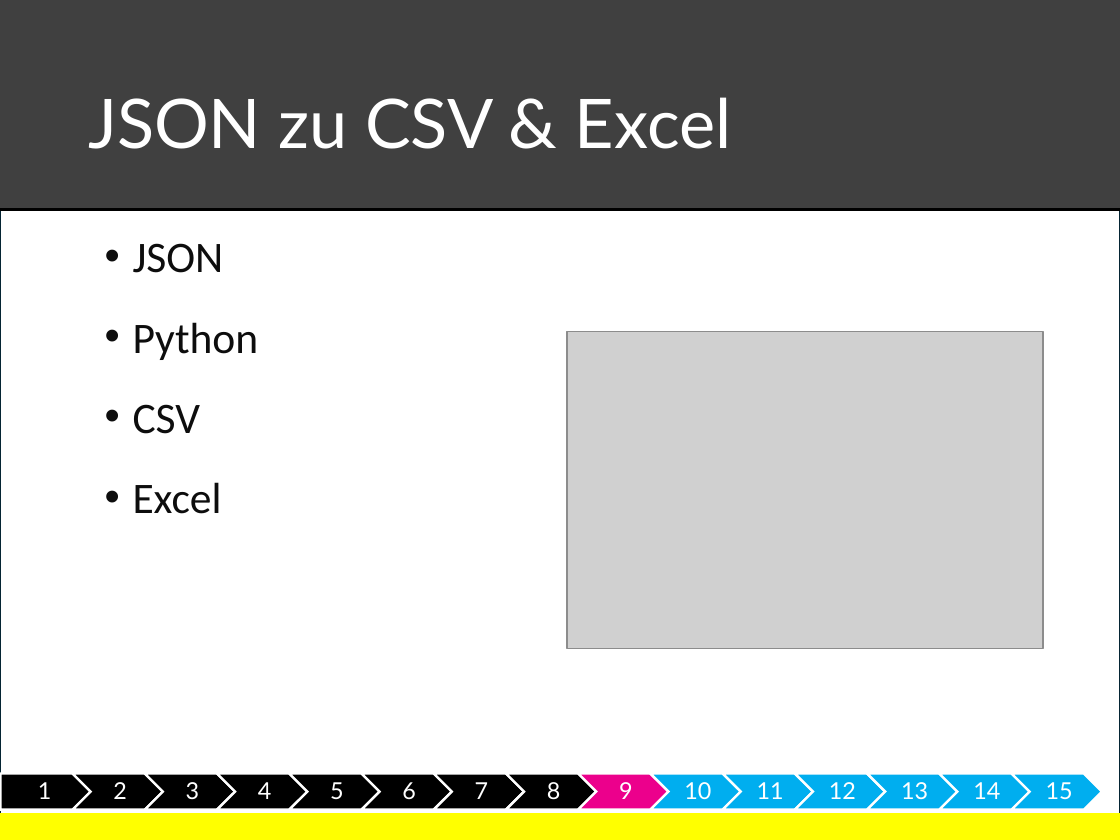
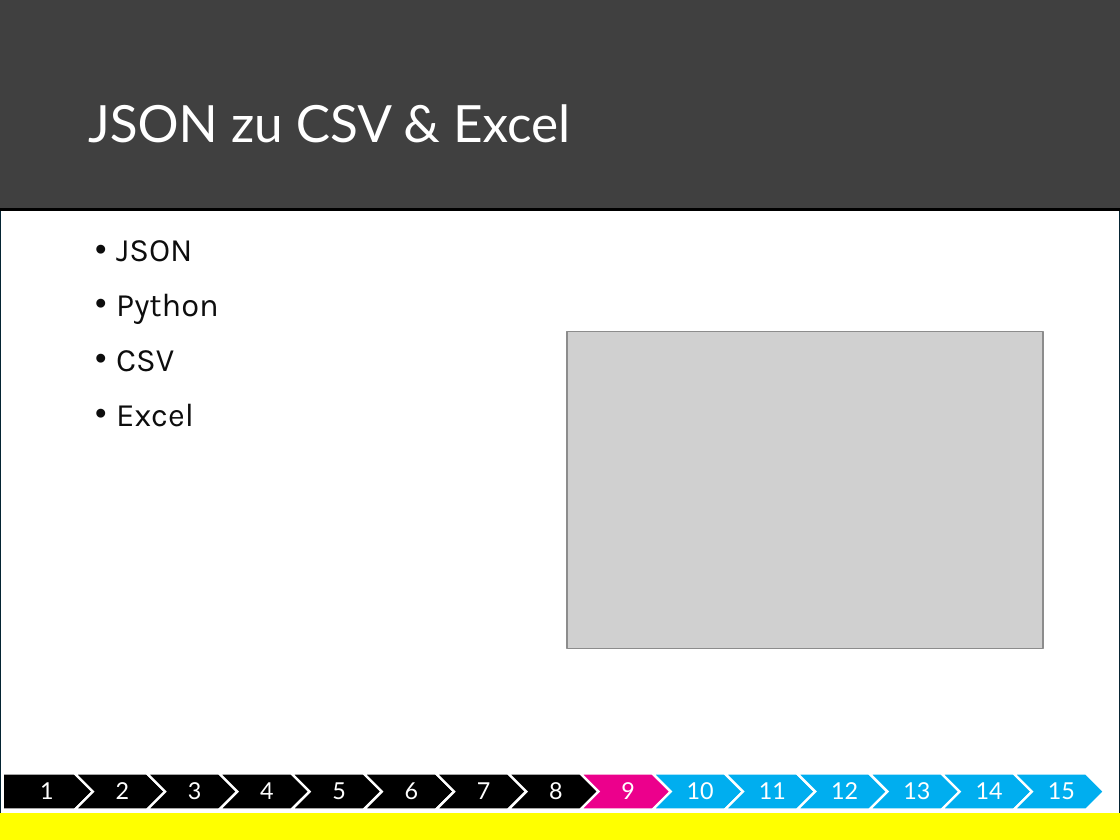
Before and after one commit to gregorio-pirolini/markdown, a slide deck: slide 10 of meinProject43.pptx. Drawn at 1120x840 pixels with LibreOffice and Linux fonts; fonts in the diff are those of the drawing; grey boxes stand for pictures; background and template pictures are left out. Boxes give left, top, right and bottom in pixels: in the first picture for what was removed or moved away, otherwise in the second. Text is boxed around its words. In the diff, an @@ line names an element or a change of style, - is before the commit and + after.

```diff
--- a/meinProject43.pptx
+++ b/meinProject43.pptx
@@ title "JSON zu CSV & Excel" at bbox=[88, 104, 570, 143]: size 44 to 33 pt @@
@@ text "JSON" at bbox=[116, 240, 219, 427]: size 28 to 21 pt, font Calibri to Karla; list level 1 to 3 in "JSON"; list level 1 to 3 in "Python"; list level 1 to 3 in "CSV"; list level 1 to 3 in "Excel" @@
@@ outline redrawn in 15 elements at bbox=[2, 774, 93, 810], bbox=[75, 774, 166, 810], bbox=[147, 774, 237, 810], bbox=[220, 774, 310, 810], bbox=[291, 774, 382, 810], bbox=[580, 774, 671, 810], bbox=[725, 774, 815, 810], bbox=[942, 774, 1033, 810], bbox=[364, 774, 455, 810], bbox=[436, 774, 526, 810], bbox=[508, 774, 599, 810], bbox=[653, 774, 744, 810], bbox=[797, 774, 888, 810], bbox=[869, 774, 960, 810], bbox=[1014, 774, 1104, 810] @@
```
Also in this commit, not shown: 14 other slides changed, 1 slide added, 1 slide removed, 4 other files.
